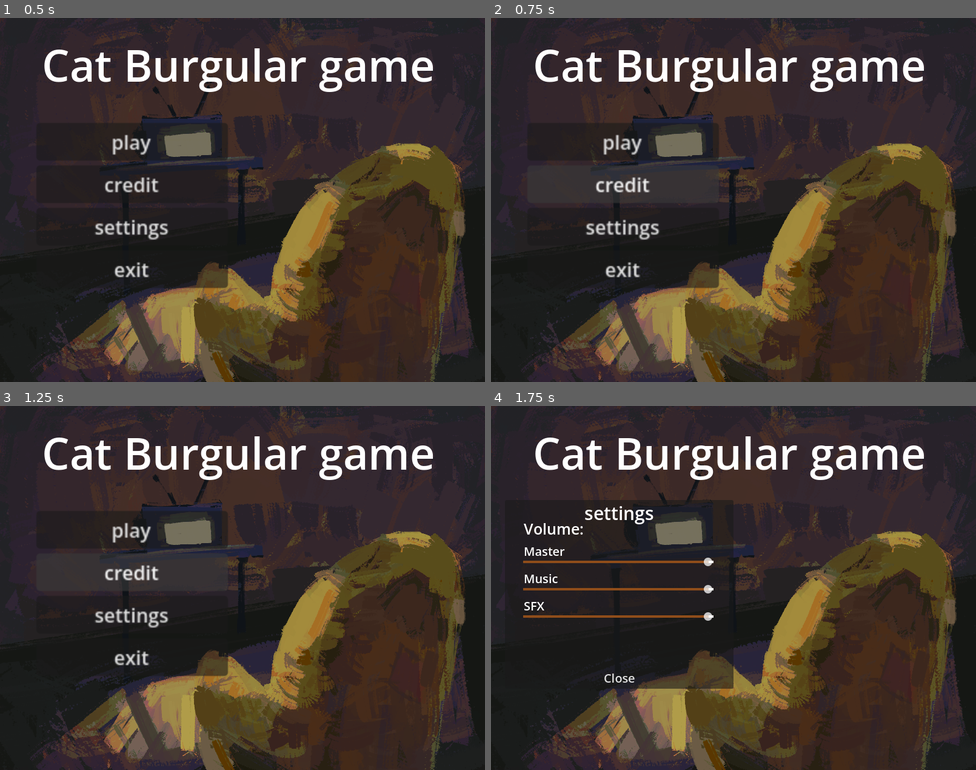
Above: before the commit, frames 1-4 (two rows, left to right).
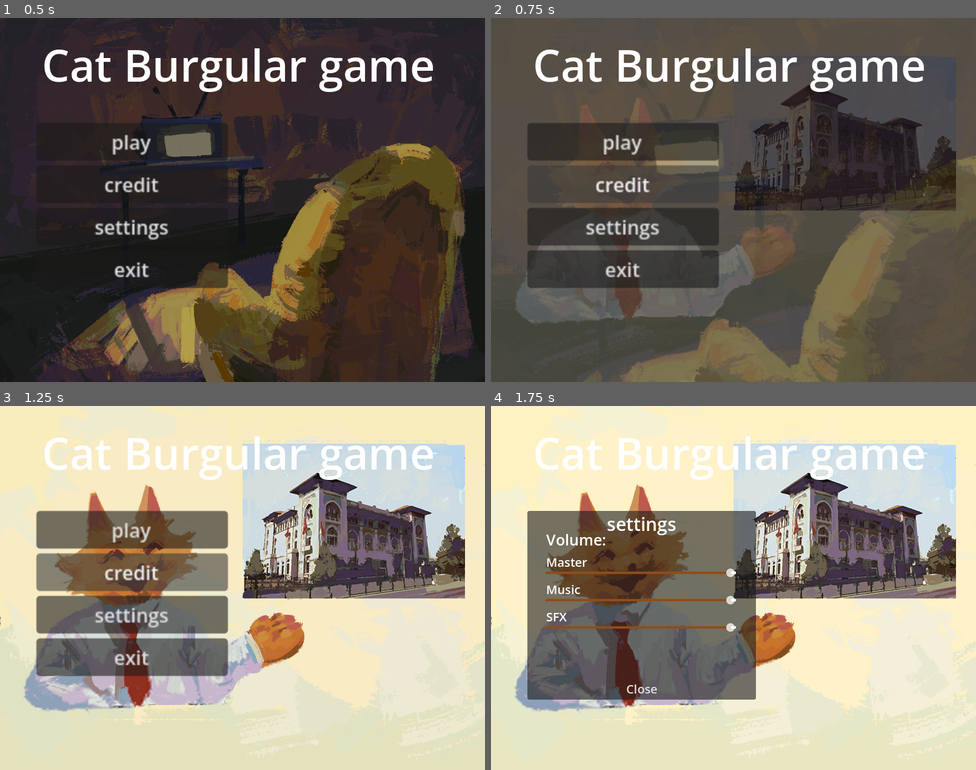
Above: after the commit, the same moments.

Repository: DagerDev/game-jamm
Game: Godot game, scene res://scenes/mainmenu/mainmenu.tscn
Two runs of this game, one before a commit and one after it. Both use one fixed random seed, a clock stepped at 60 frames per second and the inputs below.
Inputs:
- Up to frame 1 (0.5 s): no input
- Up to frame 2 (0.75 s): click "credit" at 0.5 s
- Up to frame 3 (1.25 s): no input
- Up to frame 4 (1.75 s): click "settings" at 1.25 s

Frame 1 is identical in both runs. In frame 2, 82% of the frame differs, in the area x 0-100%, y 0-100%; in frame 3, 95%; in frame 4, 95%.

Commit message:
better settings

Diff:
--- a/scenes/mainmenu/control.gd
+++ b/scenes/mainmenu/control.gd
@@ -5,12 +5,21 @@
 @onready var sfx_slider = %SFX
 @onready var menu = $VBoxContainer
 @onready var settings = $Settings
+@onready var background= $L1
+@onready var credits = $V1
 
 var menu_start_pos
+var start_size
+var targetS
+var target_size := Vector2(2, 2)
 
 func _ready():
 	menu_start_pos = menu.position
+	start_size = background.size
+	settings.position = menu_start_pos
 	settings.visible = false
+	credits.visible = false
+	credits.modulate.a = 0
 	settings.modulate.a = 0
 
 	master_slider.value_changed.connect(_on_master_changed)
@@ -39,10 +48,17 @@
 	# settings fades in
 	tween.parallel().tween_property(
 		settings,
+		"position",
+		menu_start_pos,
+		0.4
+		)
+
+	tween.parallel().tween_property(
+		settings,
 		"modulate:a",
 		1.0,
 		0.4
-		)
+	)
 
 
 func _on_back_button_pressed():
@@ -64,20 +80,19 @@
 	)
 
 	# settings fades out
+
+	tween.parallel().tween_property(
+		settings,
+		"position:x",
+		menu.position.x - 300,
+		0.4
+		)
 	tween.parallel().tween_property(
 		settings,
 		"modulate:a",
 		0.0,
 		0.4
-	)
-
-	tween.finished.connect(_hide_settings)
-
-
-func _hide_settings():
-	settings.visible = false
-
-
+		)
 
 func on_play() -> void:
 	get_tree().change_scene_to_file.call_deferred("res://scenes/main.tscn")
@@ -88,8 +103,30 @@
 
 
 func _on_credit_pressed() -> void:
-	# patronarda please im workinng on credits
-	pass
+	credits.visible = true
+	var tween = create_tween()
+
+	tween.parallel().tween_property(
+		background,
+		"scale",
+		 target_size,
+		0.5
+	)
+
+	tween.parallel().tween_property(
+		background,
+		"modulate",
+		Color(),
+		0.4
+	)
+
+	tween.parallel().tween_property(
+		credits,
+		"modulate:a",
+		1.0,
+		0.7
+	)
+
 
 
 func _on_master_changed(value):
--- a/scenes/mainmenu/mainmenu.tscn
+++ b/scenes/mainmenu/mainmenu.tscn
@@ -213,32 +213,26 @@
 anchors_preset = 15
 anchor_right = 1.0
 anchor_bottom = 1.0
-offset_right = 760.0
-offset_bottom = 560.0
-grow_horizontal = 2
-grow_vertical = 2
+grow_horizontal = 2
+grow_vertical = 2
+pivot_offset = Vector2(275, 150)
 mouse_filter = 2
 texture = ExtResource("2_oktx4")
 stretch_mode = 2
-metadata/_edit_lock_ = true
-
-[node name="L2" type="TextureRect" parent="menu/control" unique_id=1758887102]
-z_index = -1
-layout_mode = 1
-anchors_preset = 15
-anchor_right = 1.0
-anchor_bottom = 1.0
-offset_right = 760.0
-offset_bottom = 560.0
-grow_horizontal = 2
-grow_vertical = 2
+
+[node name="L2" type="TextureRect" parent="menu/control/L1" unique_id=1758887102]
+layout_mode = 1
+anchors_preset = 15
+anchor_right = 1.0
+anchor_bottom = 1.0
+grow_horizontal = 2
+grow_vertical = 2
+pivot_offset = Vector2(400, 300)
 mouse_filter = 2
 texture = ExtResource("3_ckupo")
 stretch_mode = 2
-metadata/_edit_lock_ = true
 
 [node name="V1" type="TextureRect" parent="menu/control" unique_id=1347416034]
-visible = false
 z_index = -1
 layout_mode = 1
 anchors_preset = 15
